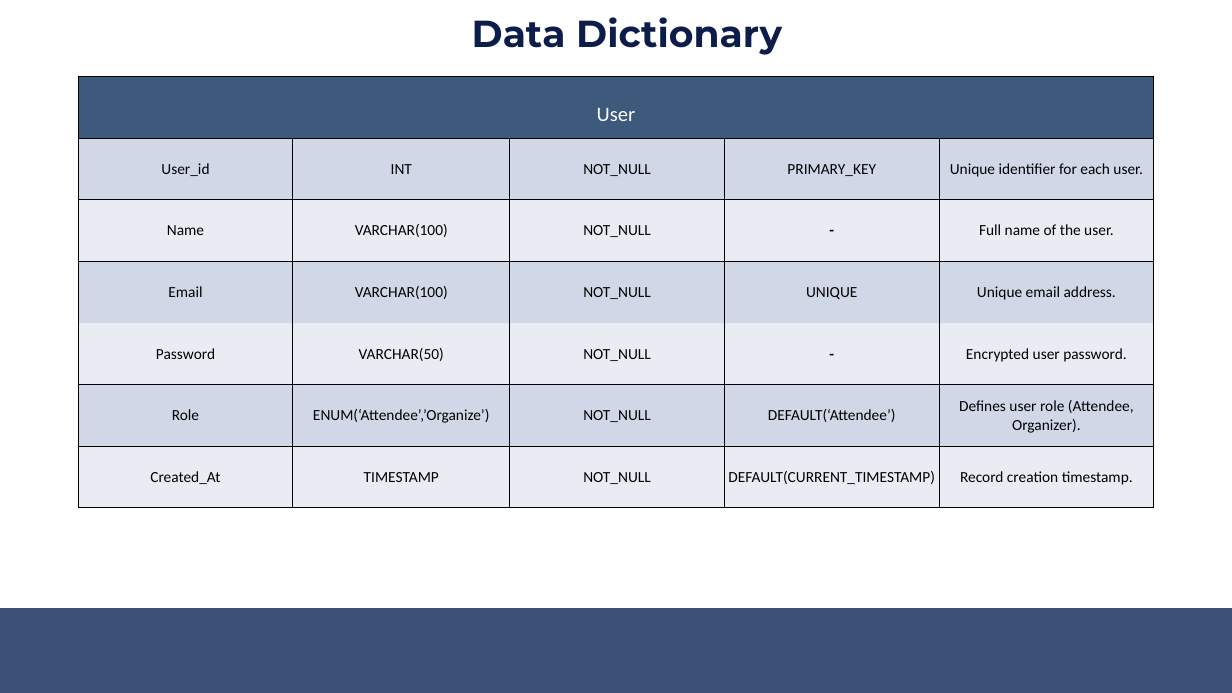
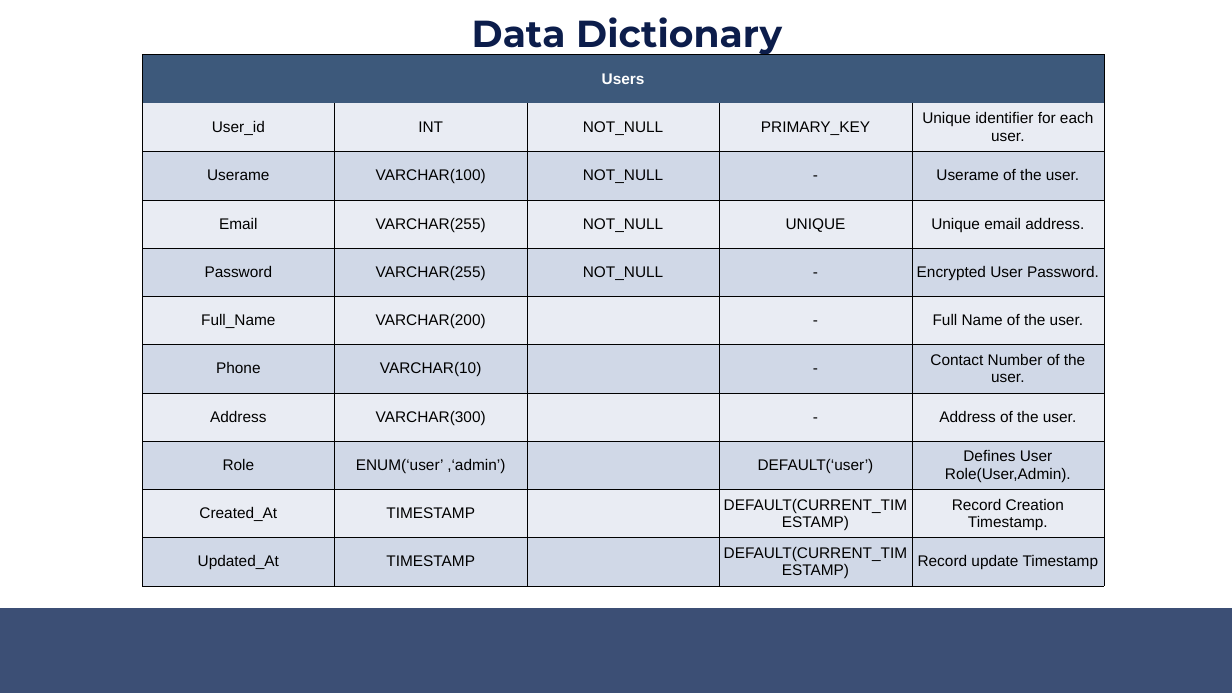
Before and after one commit to fahad-cpp/EventSync, a slide deck: slide 10 of Presentation/EventSync(Final Reporting).pptx. Drawn at 1232x693 pixels with LibreOffice and Linux fonts; fonts in the diff are those of the drawing. Boxes give left, top, right and bottom in pixels: in the first picture for what was removed or moved away, otherwise in the second. Text is boxed around its words. In the diff, an @@ line names an element or a change of style, - is before the commit and + after.

```diff
--- a/Presentation/EventSync(Final Reporting).pptx
+++ b/Presentation/EventSync(Final Reporting).pptx
@@ table at (x1=142, y1=55, x2=1103, y2=586) @@
-row 1, column 1: User
+row 1, column 1: Users
-row 3: Name | VARCHAR(100) | NOT_NULL | - | Full name of the user.
-row 4: Email | VARCHAR(100) | NOT_NULL | UNIQUE | Unique email address.
-row 5: Password | VARCHAR(50) | NOT_NULL | - | Encrypted user password.
-row 6: Role | ENUM(‘Attendee’,’Organize’) | NOT_NULL | DEFAULT(‘Attendee’) | Defines user role (Attendee, Organizer).
-row 7: Created_At | TIMESTAMP | NOT_NULL | DEFAULT(CURRENT_TIMESTAMP) | Record creation timestamp.
+row 3: Userame | VARCHAR(100) | NOT_NULL | - | Userame of the user.
+row 4: Email | VARCHAR(255) | NOT_NULL | UNIQUE | Unique email address.
+row 5: Password | VARCHAR(255) | NOT_NULL | - | Encrypted User Password.
+row 6: Full_Name | VARCHAR(200) |  | - | Full Name of the user.
+row 7: Phone | VARCHAR(10) |  | - | Contact Number of the user.
+row 8: Address | VARCHAR(300) |  | - | Address of the user.
+row 9: Role | ENUM(‘user’ ,‘admin’) |  | DEFAULT(‘user’) | Defines User Role(User,Admin).
+row 10: Created_At | TIMESTAMP |  | DEFAULT(CURRENT_TIMESTAMP) | Record Creation Timestamp.
+row 11: Updated_At | TIMESTAMP |  | DEFAULT(CURRENT_TIMESTAMP) | Record update Timestamp
@@ table resized from (x1=78, y1=76, x2=1155, y2=508) to (x1=142, y1=55, x2=1103, y2=586) @@
```
Also in this commit, not shown: 8 other slides changed, 2 slides added, 2 slides removed, 4 other files.
